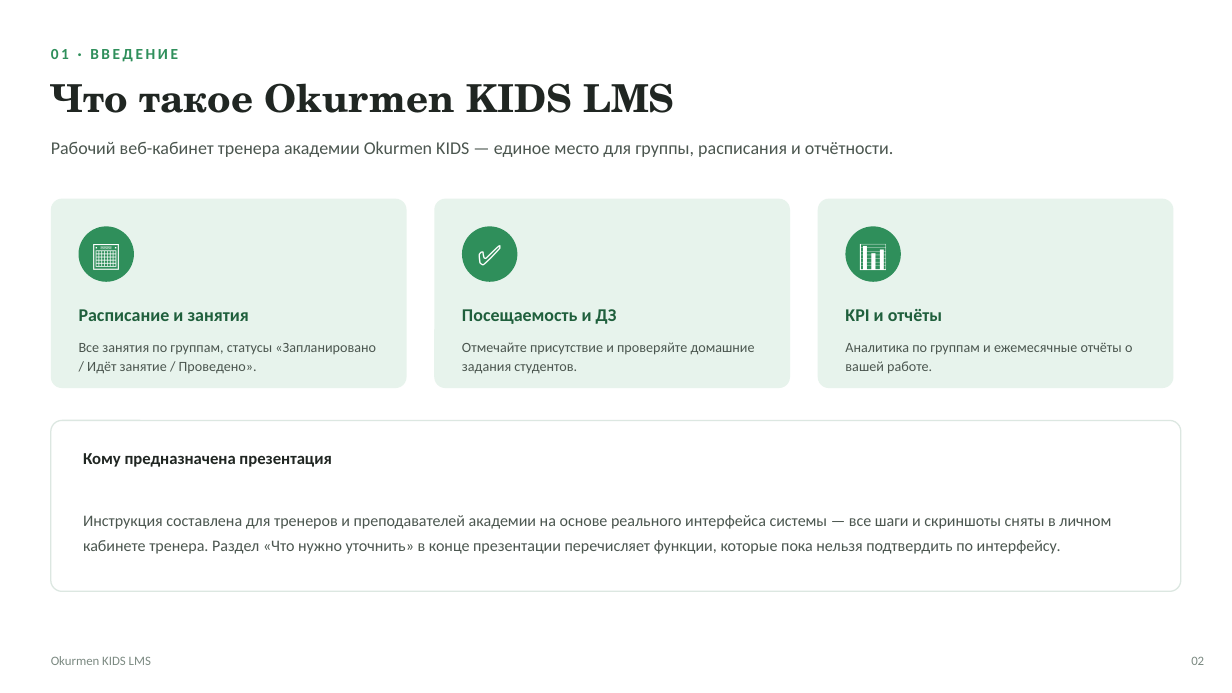
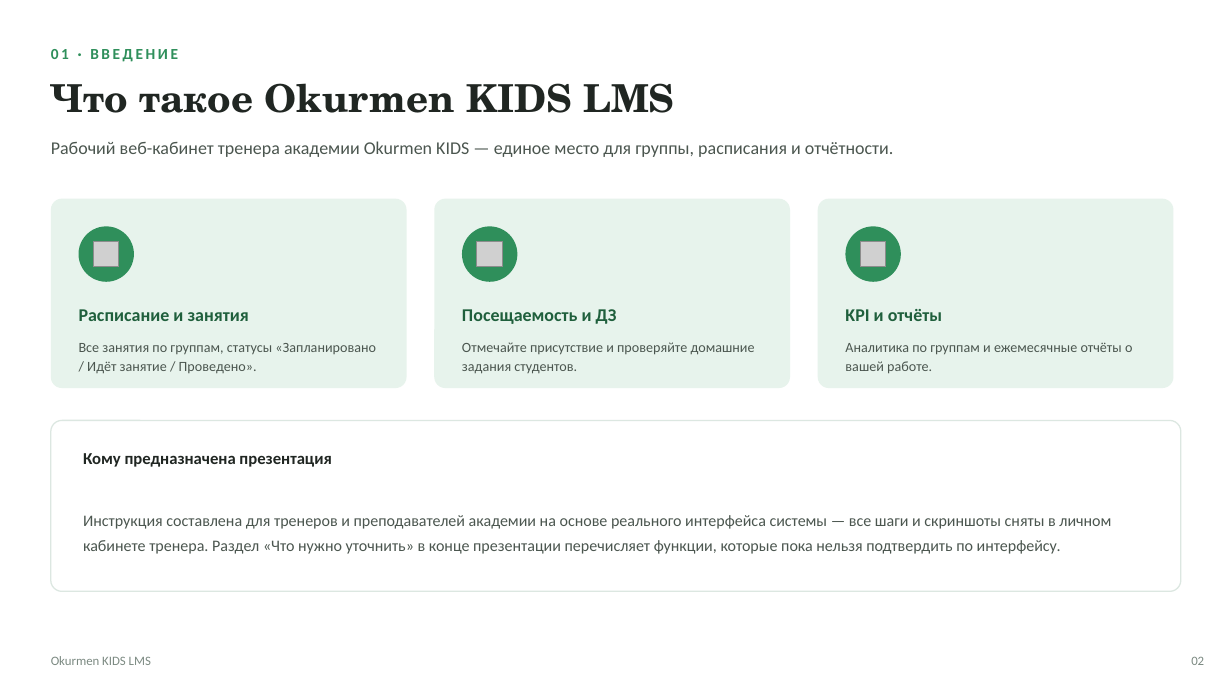
Before and after one commit to Islam0122/OkurmenKIDS, a slide deck: slide 2 of docs/trainer-guide/Okurmen_KIDS_LMS_instrukciya_dlya_trenerov.pptx. Drawn at 1232x693 pixels with LibreOffice and Linux fonts; fonts in the diff are those of the drawing; grey boxes stand for pictures. Boxes give left, top, right and bottom in pixels: in the first picture for what was removed or moved away, otherwise in the second. Text is boxed around its words. In the diff, an @@ line names an element or a change of style, - is before the commit and + after.

```diff
--- a/docs/trainer-guide/Okurmen_KIDS_LMS_instrukciya_dlya_trenerov.pptx
+++ b/docs/trainer-guide/Okurmen_KIDS_LMS_instrukciya_dlya_trenerov.pptx
@@ text removed at [79,226,134,282] @@
-📅
@@ text removed at [462,226,518,282] @@
-✅
@@ text removed at [846,226,901,282] @@
-📊
@@ picture added at [93,241,119,267] @@
@@ picture added at [477,241,503,267] @@
@@ picture added at [860,241,886,267] @@
```
Also in this commit, not shown: 1 other slide changed.
